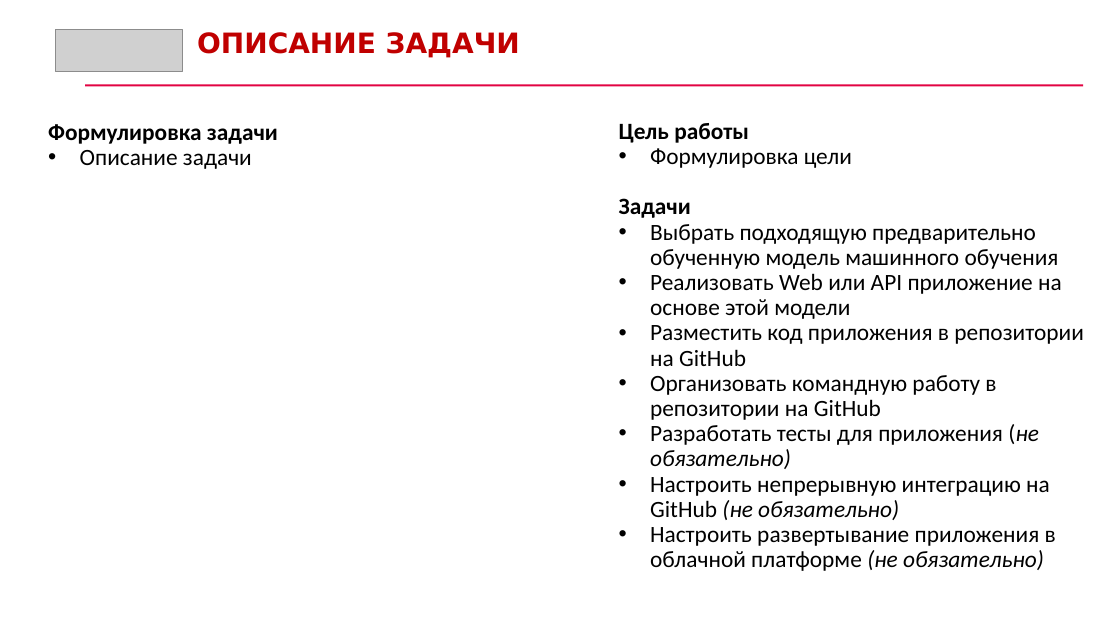
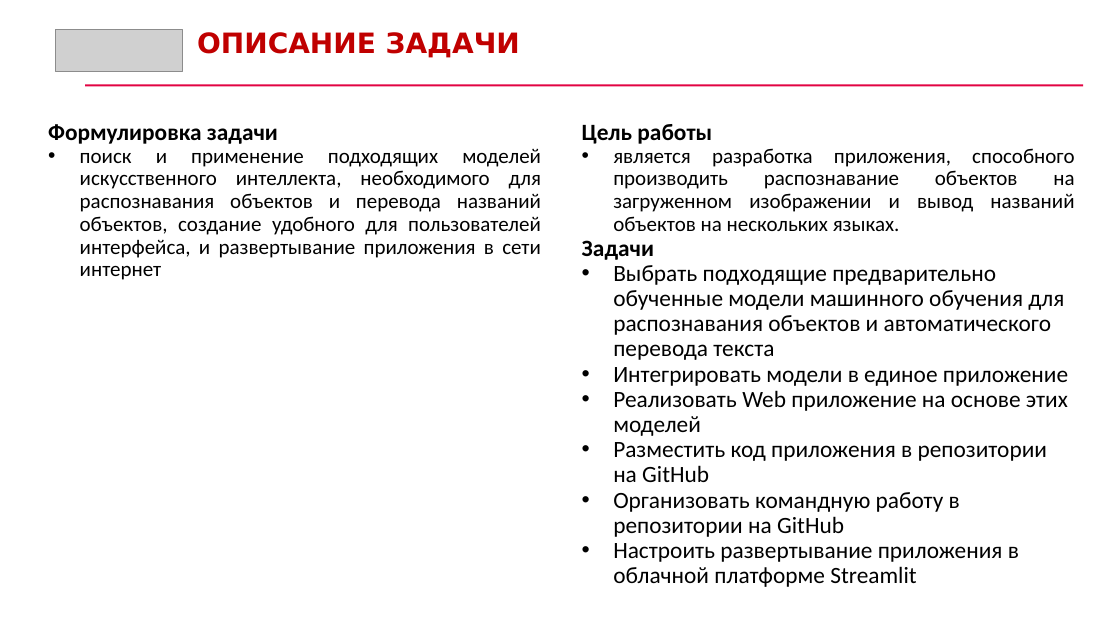
Before and after one commit to hamitovrm/orbitr, a slide deck: slide 2 of Презентация.pptx. Drawn at 1120x630 pixels with LibreOffice and Linux fonts; fonts in the diff are those of the drawing; grey boxes stand for pictures. Boxes give left, top, right and bottom in pixels: in the first picture for what was removed or moved away, otherwise in the second. Text is boxed around its words. In the diff, an @@ line names an element or a change of style, - is before the commit and + after.

```diff
--- a/Презентация.pptx
+++ b/Презентация.pptx
@@ text "Цель работы": place and size @@
-text "Цель работы" at [619,123,1083,571]
+text "Цель работы" at [582,124,1074,587]
@@ text at [80,148,541,280]: text changed; size 20 to 18 pt @@
-  • Описание задачи
+  • поиск и применение подходящих моделей искусственного интеллекта, необходимого для распознавания объектов и перевода названий объектов, создание удобного для пользователей интерфейса, и развертывание приложения в сети интернет
@@ text at [613,148,1074,231]: text changed; size 20 to 18 pt @@
-  • Формулировка цели
+  • является разработка приложения, способного производить распознавание объектов на загруженном изображении и вывод названий объектов на нескольких языках.
@@ text at [613,265,1068,436]: text changed @@
-  • Выбрать подходящую предварительно обученную модель машинного обучения
-  • Реализовать Web или API приложение на основе этой модели
+  • Выбрать подходящие предварительно обученные модели машинного обучения для распознавания объектов и автоматического перевода текста
+  • Интегрировать модели в единое приложение
+  • Реализовать Web приложение на основе этих моделей
@@ text at [613,543,1019,587]: text changed @@
-  • Разработать тесты для приложения (не обязательно)
-  • Настроить непрерывную интеграцию на GitHub (не обязательно)
-  • Настроить развертывание приложения в облачной платформе (не обязательно)
+  • Настроить развертывание приложения в облачной платформе Streamlit
```
Also in this commit, not shown: 7 other slides changed, 2 slides added, 1 slide removed.
